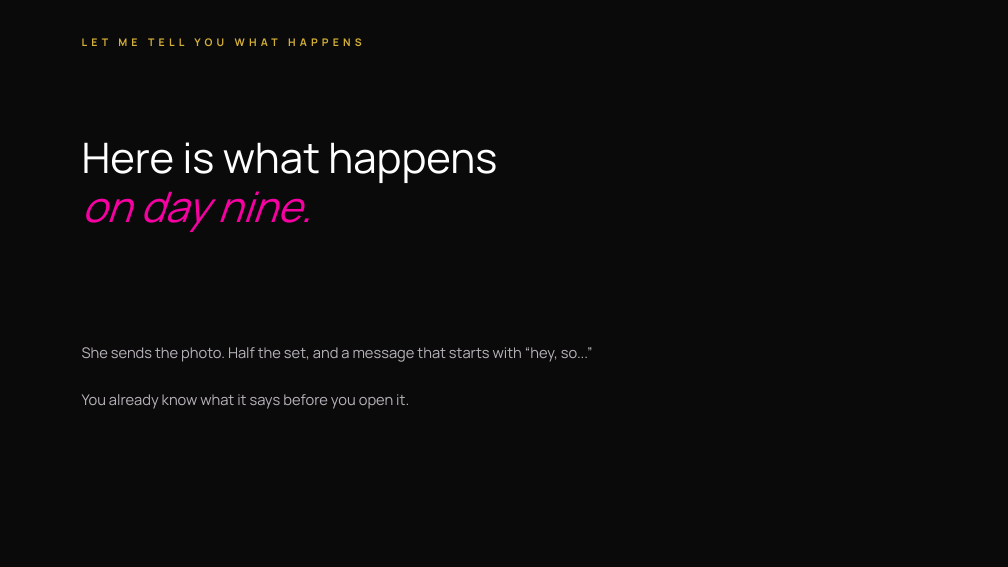
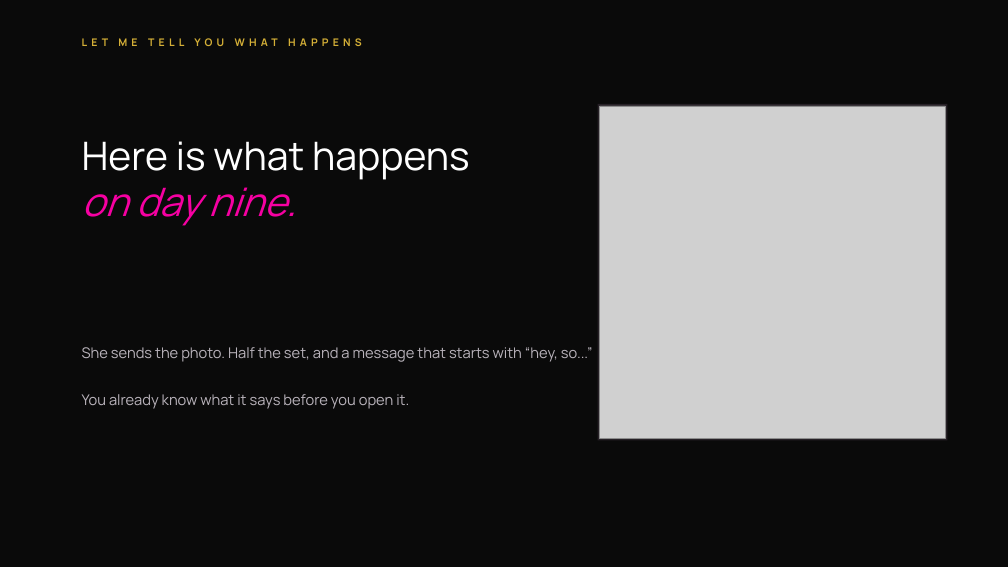
Before and after one commit to destynibeauty-creator/RLU-OFFER, a slide deck: slide 8 of slides/The-Retention-Room.pptx (slide 4 before the commit). Drawn at 1008x567 pixels with LibreOffice and Linux fonts; fonts in the diff are those of the drawing; grey boxes stand for pictures. Boxes give left, top, right and bottom in pixels: in the first picture for what was removed or moved away, otherwise in the second. Text is boxed around its words. In the diff, an @@ line names an element or a change of style, - is before the commit and + after.

```diff
--- a/slides/The-Retention-Room.pptx
+++ b/slides/The-Retention-Room.pptx
@@ rectangle added at [598, 104, 948, 440], fill #262026 @@
@@ picture added at [600, 106, 946, 438] @@
@@ text "Here is what happens on ..." at [82, 141, 470, 226]: size 60 to 56 pt; line spacing 70.8pt to 66.1pt @@
```
Also in this commit, not shown: 18 other slides changed, 7 slides added, 1 slide removed, 26 other files.
